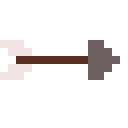
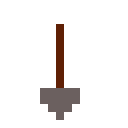
Layer changes from the first 128×128 image to the second:
added layer "ArrowDown" above "ArrowUp" over [left=40, top=24, right=80, bottom=120]
renamed "Background" to "ArrowRight", hid it, painted on it over [left=0, top=40, right=120, bottom=88]
